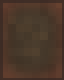
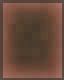
Revision of a layered 64 x 80 image; what changed, layer by layer:
renamed "Edge Glow" to "Base + Edge Glow", painted on it over [0, 0, 64, 80]
removed layer "Base" over [0, 0, 64, 80]